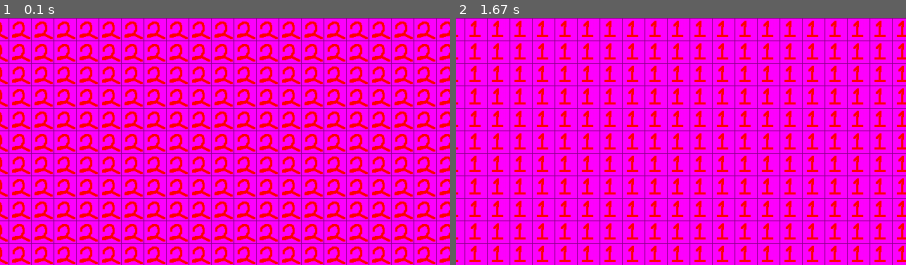
Above: before the commit, frames 1-2 (left to right).
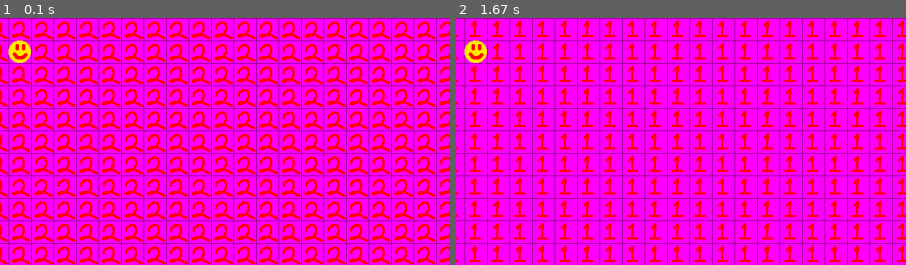
Above: after the commit, the same moments.

Repository: MaundyMoo/Coursework
Game: pygame game, started from Main.py
The game is run twice, just before and just after one commit, with the same random seed, the same clock (stepped at 60 frames per second) and the same inputs.
Inputs:
- Up to frame 1 (0.1 s): no input
- Up to frame 2 (1.67 s): no input
The pictures show only the part of the screen within x 2-52%, y 0-50%; the shares and areas given below are measured in that part.

The runs differ from the first frame. In frame 1, 0.4% of the frame differs, in the area x 1-7%, y 8-19%; in frame 2, 0.4%.

Commit message:
Started work on Player class

Diff:
--- a/Entities.py
+++ b/Entities.py
@@ -1,9 +1,17 @@
-import Constants
+import Constants, pygame
 class Entity:
-    def __init__(self, x: int, y: int, sprite: str):
+    def __init__(self, x: int, y: int, sprite):
         self.x, self.y = x, y
         self.sprite = sprite
     def Update(self):
         pass
     def Render(self, screen):
-        screen.blit(screen, (self.x * Constants.TILESIZE, self.y * Constants.TILESIZE))
+        screen.blit(self.sprite, (self.x * Constants.TILESIZE, self.y * Constants.TILESIZE))
+
+class Player(Entity):
+    def __init__(self, x: int, y: int, sprite):
+        super().__init__(x, y, sprite)
+
+    def move(self, dX: int, dY: int):
+        self.x = self.x + dX
+        self.y = self.y + dY
--- a/Scenes.py
+++ b/Scenes.py
@@ -1,4 +1,4 @@
-import pygame, Image, Tiles, Constants
+import pygame, Image, Tiles, Constants, Entities
 class SceneBase:
     def __init__(self, WIDTH: int, HEIGHT: int):
         self.next = self
@@ -19,10 +19,13 @@
         super().__init__(WIDTH, HEIGHT)
         self.TileMap = []
         self.spritesheet = Image.SpriteSheet(path = "res/testSheet.png", spriteSize = 32)
+        self.player = Entities.Player(x = 1, y = 1, sprite = self.spritesheet.returnSprite(0, 2))
         for y in range(0, int(HEIGHT/Constants.TILESIZE)):
             for x in range(0, int(WIDTH/Constants.TILESIZE)):
-                #self.TileMap.append(Tiles.Tile(gridPos = (x, y),
-                #                   sprite = self.spritesheet.returnSprite(x % 2, y % 2), collision = False))
+                '''
+                self.TileMap.append(Tiles.Tile(gridPos = (x, y),
+                                   sprite = self.spritesheet.returnSprite(0, 0), collision = False))
+                '''
                 self.TileMap.append(Tiles.AnimTile(gridPos = (x, y),
                                     collision = False,
                                     SpriteSheet = self.spritesheet,
@@ -37,7 +40,9 @@
     def Update(self):
         for Tiles in self.TileMap:
             Tiles.Update()
+        self.player.Update()
     def Render(self, screen):
         screen.fill((0,0,0))
         for each in self.TileMap:
             each.Render(screen)
+        self.player.Render(screen)
